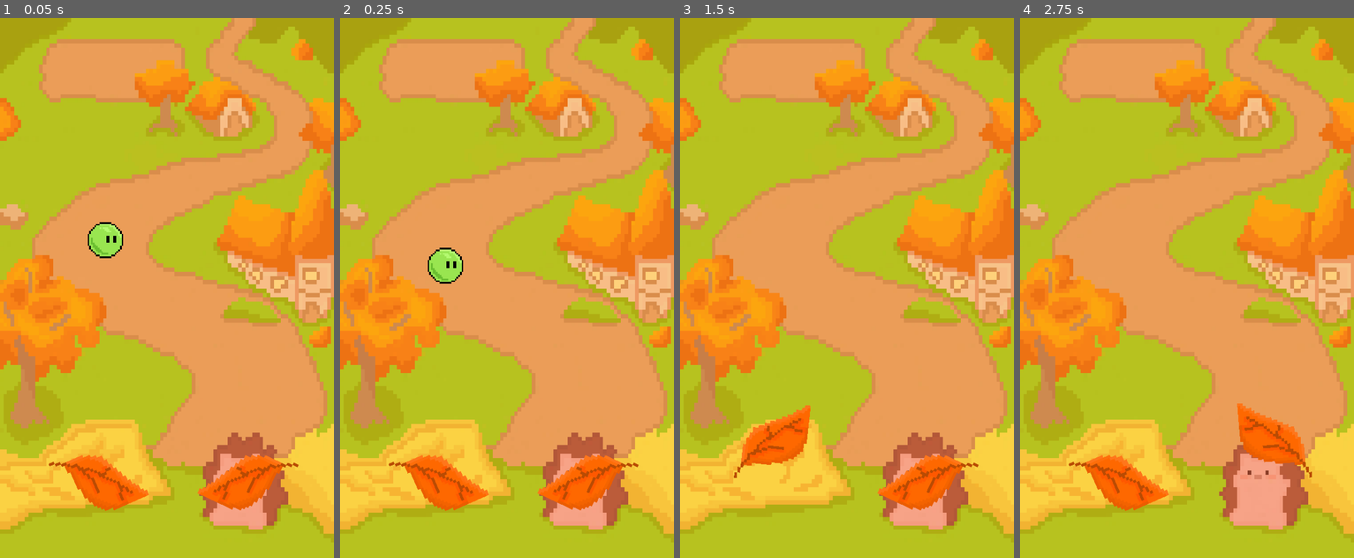
Above: before the commit, frames 1-4 (left to right).
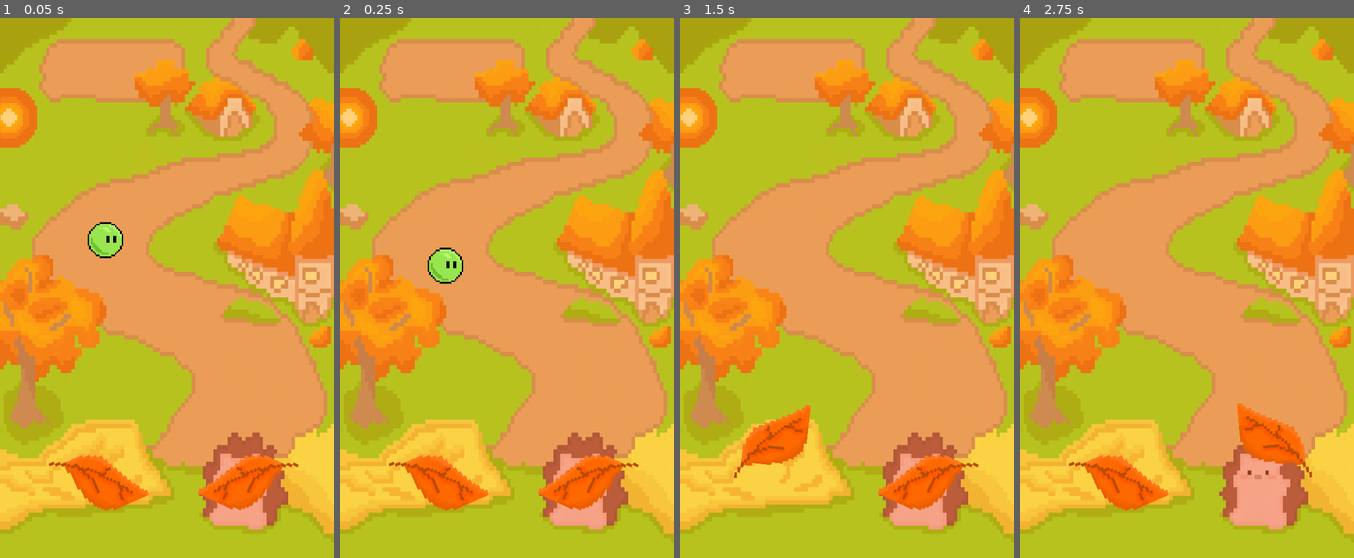
Above: after the commit, the same moments.

Repository: ILikeSloths24/HAVEN-GAME-JAM
Game: Godot game, scene res://SCENES/game.tscn
The game is run twice, just before and just after one commit, with the same random seed, the same clock (stepped at 60 frames per second) and the same inputs.
Inputs:
- Up to frame 1 (0.05 s): no input
- Up to frame 2 (0.25 s): no input
- Up to frame 3 (1.5 s): hold E (Right flipper) 0.53-1.28 s; hold Q (Left flipper) from 1.28 s (still down)
- Up to frame 4 (2.75 s): tap Enter at 2 s; release Q (Left flipper) at 2.03 s; hold E (Right flipper) from 2.03 s (still down)

The runs differ from the first frame. In frame 1, 1.0% of the frame differs, in the area x 0-12%, y 13-24%; in frame 2, 1.0%; in frame 3, 1.0%; in frame 4, 1.0%.

Commit message:
Added Bouncer and Menu Music + Hit sound effect

Diff:
--- a/pin-bounce/SCENES/game.tscn
+++ b/pin-bounce/SCENES/game.tscn
@@ -5,6 +5,7 @@
 [ext_resource type="Texture2D" uid="uid://c0pekjhtv7svi" path="res://ART/635812117569314004_360.png" id="4_63oq4"]
 [ext_resource type="Script" uid="uid://djv833xpjlgfr" path="res://SCRIPTS/flipper_2.gd" id="5_f8h2c"]
 [ext_resource type="Texture2D" uid="uid://du4g5tvlsndfo" path="res://ART/i hope this works.png" id="6_fv040"]
+[ext_resource type="Texture2D" uid="uid://cpb8lv2i6hsb0" path="res://ART/New Piskel.png" id="7_5j11q"]
 [ext_resource type="Texture2D" uid="uid://bk2u3vjwfev55" path="res://ART/Sprite-0004.png" id="7_ggca4"]
 
 [sub_resource type="RectangleShape2D" id="RectangleShape2D_7jktm"]
@@ -19,6 +20,37 @@
 
 [sub_resource type="RectangleShape2D" id="RectangleShape2D_ltfqq"]
 size = Vector2(41, 920)
+
+[sub_resource type="AtlasTexture" id="AtlasTexture_63oq4"]
+atlas = ExtResource("7_5j11q")
+region = Rect2(0, 0, 32, 32)
+
+[sub_resource type="AtlasTexture" id="AtlasTexture_f8h2c"]
+atlas = ExtResource("7_5j11q")
+region = Rect2(32, 0, 32, 32)
+
+[sub_resource type="AtlasTexture" id="AtlasTexture_fv040"]
+atlas = ExtResource("7_5j11q")
+region = Rect2(0, 32, 32, 32)
+
+[sub_resource type="SpriteFrames" id="SpriteFrames_3mqob"]
+animations = [{
+"frames": [{
+"duration": 0.8,
+"texture": SubResource("AtlasTexture_63oq4")
+}, {
+"duration": 0.8,
+"texture": SubResource("AtlasTexture_f8h2c")
+}, {
+"duration": 0.8,
+"texture": SubResource("AtlasTexture_fv040")
+}],
+"loop": true,
+"name": &"default",
+"speed": 5.0
+}]
+
+[sub_resource type="CircleShape2D" id="CircleShape2D_ggca4"]
 
 [node name="Node2D" type="Node2D" unique_id=979197503]
 
@@ -113,3 +145,16 @@
 position = Vector2(592, 133.99997)
 rotation = -1.9607728
 shape = SubResource("RectangleShape2D_ltfqq")
+
+[node name="AnimatedSprite2D" type="AnimatedSprite2D" parent="." unique_id=1358051117]
+position = Vector2(-297.00003, -244)
+scale = Vector2(4.5937514, 4.8125)
+sprite_frames = SubResource("SpriteFrames_3mqob")
+frame = 1
+frame_progress = 0.06812516
+
+[node name="StaticBody2D" type="StaticBody2D" parent="AnimatedSprite2D" unique_id=293018127]
+
+[node name="CollisionShape2D" type="CollisionShape2D" parent="AnimatedSprite2D/StaticBody2D" unique_id=1399780241]
+position = Vector2(3.9183729, 1.8701298)
+shape = SubResource("CircleShape2D_ggca4")
Binary file added: pin-bounce/ART/New Piskel.png
Not shown, added: pin-bounce/ART/New Piskel.png.import
Not shown, added: pin-bounce/SOUND/Untitled song (Nov 14%2C 2026 2%3A16 PM).mp3.import
Not shown, added: pin-bounce/SOUND/null.mp3.import
Not shown, added: pin-bounce/SOUND/Untitled song (Nov 14%2C 2026 2%3A16 PM).mp3
Not shown, added: pin-bounce/SOUND/null.mp3
